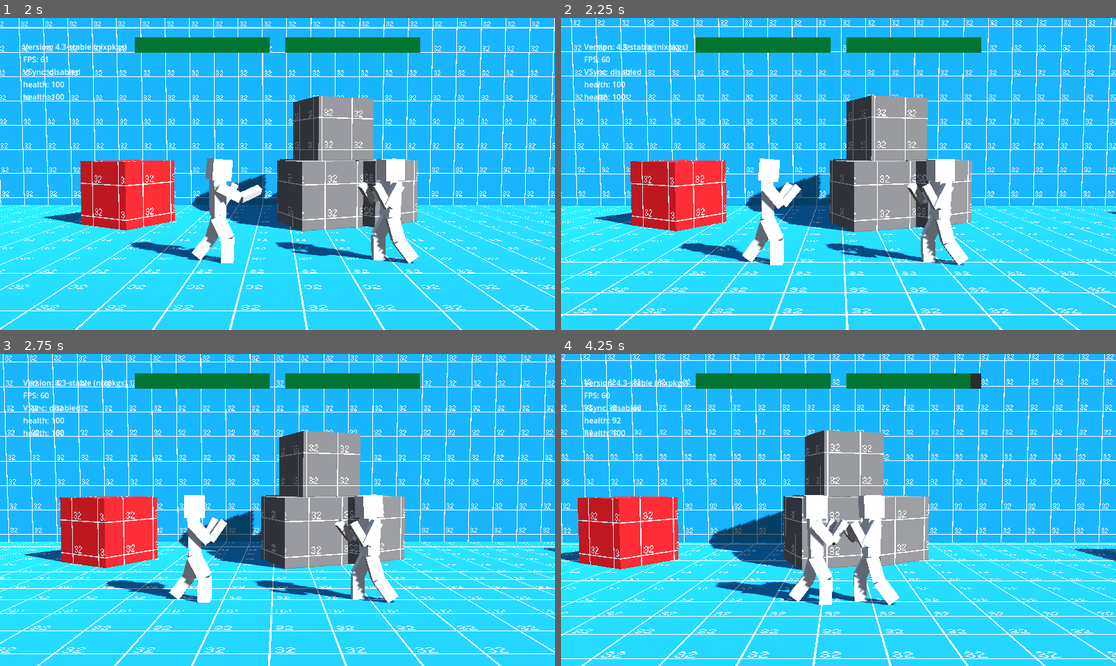
Above: before the commit, frames 1-4 (two rows, left to right).
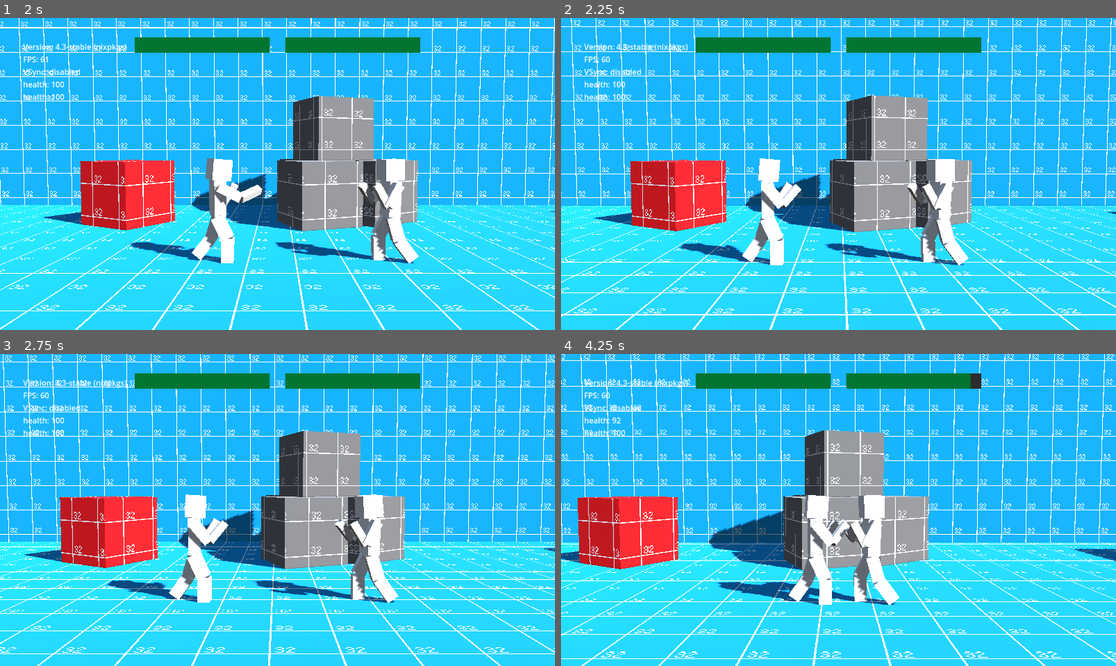
Above: after the commit, the same moments.

Repository: miklaskarjalainen/KioskKnockout
Game: Godot game, scene res://src/scenes/UI.tscn
The game is run twice, just before and just after one commit, with the same random seed, the same clock (stepped at 60 frames per second) and the same inputs.
Inputs (mouse positions are in pixels of both pictures, inside the frame that each line leads up to):
- Up to frame 1 (2 s): click "Play" at 0.5 s; move the mouse to (399, 158) at 1.27 s; hold D (kb_right) from 1.28 s (still down); tap K (kb_normal_action) at 1.35 s; click (399, 158) at 1.42 s; tap Space (kb_jump) at 1.52 s
- Up to frame 2 (2.25 s): release D (kb_right) at 2 s; drag from (727, 189) to (810, 236) at 2.02 s
- Up to frame 3 (2.75 s): no input
- Up to frame 4 (4.25 s): move the mouse to (894, 441) at 2.77 s; hold D (kb_right) 2.78-3.5 s; tap K (kb_normal_action) at 2.85 s; drag from (810, 572) to (672, 463) at 3.52 s

Frame 1 is identical in both runs. In frame 2, less than 0.1% of the frame differs, in the area x 23-44%, y 44-79%; in frame 3, 0.2%; in frame 4, 0.3%, in the area x 27-53%, y 45-80%.

Commit message:
Simplify animation controller

Diff:
--- a/src/actors/ActionController.gd
+++ b/src/actors/ActionController.gd
@@ -14,6 +14,9 @@
 @onready var pos_lhand = Global.find_node_or_null(player, "pos_lhand")
 
 var _performing_action := false
+
+func is_performing_action() -> bool:
+	return _performing_action
 
 func _ready() -> void:
 	assert(anim_controller)
--- a/src/actors/AnimationHandler.gd
+++ b/src/actors/AnimationHandler.gd
@@ -1,59 +1,28 @@
 extends Node
-### The idea for the AnimationController is to decide which animations to play.
-### For example if no action is taking place it should do the Idle animation
-### automatically.
+## The idea for the AnimationController is to decide which animations to play.
+## For example if no action is taking place it should do the Idle animation
+## automatically.
 class_name AnimationController
-
-enum State {
-	ACTION = 0,
-	MOVEMENT = 1,
-	IDLE = 2
-}
 
 @export var anim: AnimationPlayer = null
 @export var actions: ActionController = null
+var low_priority_anim: String = "idle"
 
-# Animation priority list. First animation which is not empty string is played.
-# This is just an idea on how to handle this. Never tried it before.
-var _animation_list: Array[String] = [
-	"",     # [0] action
-	"",     # [1] movement
-	"idle", # [2] fallback
-]
+func stop_action():
+	anim.stop()
 
-func animation_state() -> State:
-	return _get_target_anim_index()
-
-func play_action(anim: String):
-	_animation_list[0] = anim
+func play_action(p_anim: String):
+	anim.stop()
+	anim.play(p_anim)
 
 func _ready() -> void:
 	assert(anim, "is null")
 	assert(actions, "is null")
-	anim.animation_finished.connect(_animation_finished)
 	actions.action_started.connect(func(action: String):
 		play_action(action)
 	)
-
-func _get_target_anim_index() -> int:
-	for idx in _animation_list.size():
-		if not _animation_list[idx].is_empty():
-			return idx
-	assert(false, "should never reach")
-	return -1
-
-func _get_target_anim() -> String:
-	return _animation_list[_get_target_anim_index()]
+	actions.action_ended.connect(stop_action)
 
 func _physics_process(delta: float) -> void:
-	var t: String = _get_target_anim()
-	if not anim.is_playing() or anim.current_animation != t:
-		anim.play(t)
-
-func _animation_finished(anim: String):
-	var idx: int = _get_target_anim_index()
-	if idx == 2:
-		return
-
-	if _animation_list[idx] == anim:
-		_animation_list[idx] = ""
+	if not actions.is_performing_action() and anim.current_animation != low_priority_anim:
+		anim.play(low_priority_anim)
